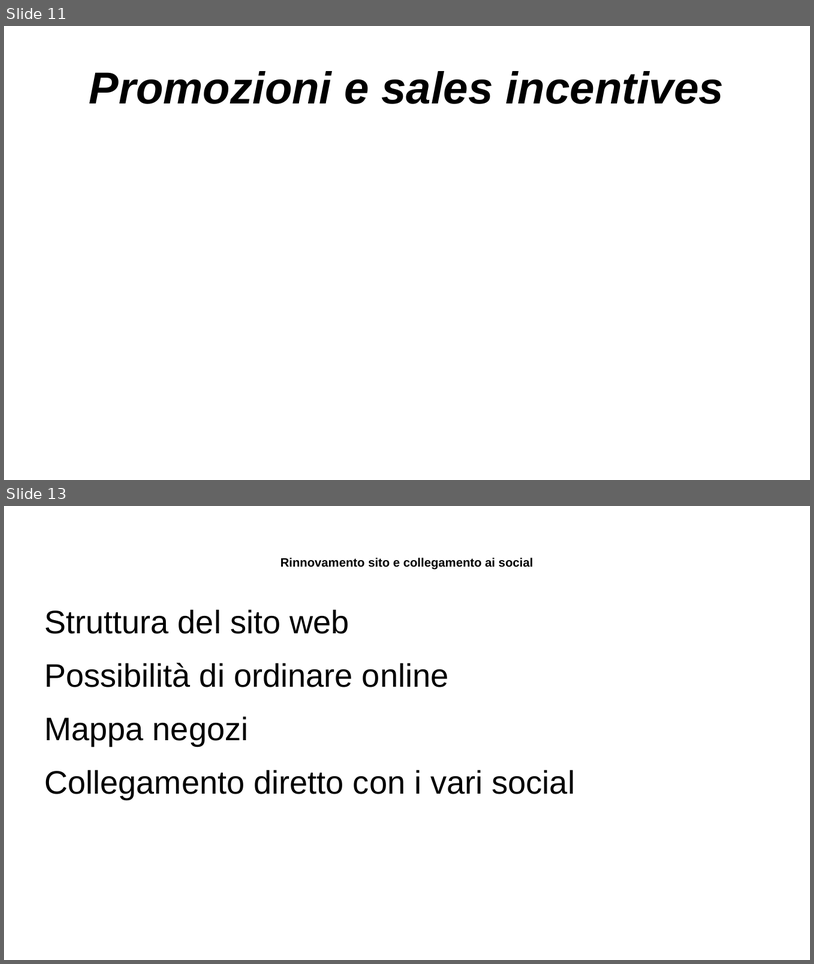
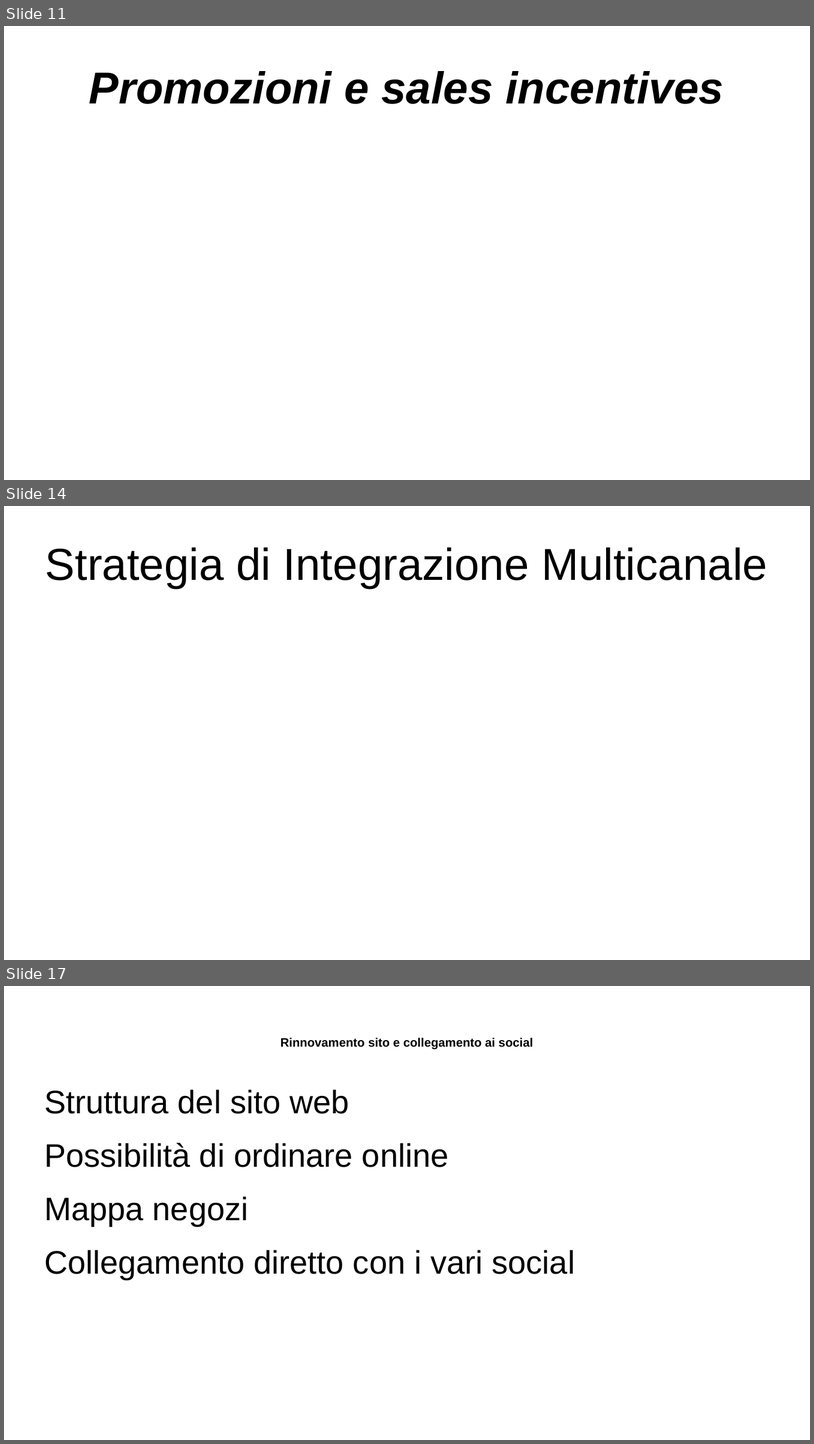
Before and after one commit to Jack-Ark-01/JustBurgerProjectWork, a slide deck: SecondaSuddivisioneGruppi/Logica/Materiale PPT/PPT lavoro.odp. Shown one above the other, each under a label of ours: slides 11 and 13 before the commit, slides 11, 14 and 17 after it; the slides between them are not shown. The pictures are 814x964 and 814x1444 pixels, drawn with LibreOffice and Linux fonts; fonts in the diff are those of the drawing. Boxes give left, top, right and bottom in pixels: in the first picture for what was removed or moved away, otherwise in the second. Text is boxed around its words. In the diff, an @@ line names an element or a change of style, - is before the commit and + after.

```diff
--- a/SecondaSuddivisioneGruppi/Logica/Materiale PPT/PPT lavoro.odp
+++ b/SecondaSuddivisioneGruppi/Logica/Materiale PPT/PPT lavoro.odp
@@ slide 14 added at (4,506,810,960), background #FFFFFF @@
@@ title added at (45,547,768,588), 44 pt, text #000000 @@
+Strategia di Integrazione Multicanale
@@ what was slide 13 is now slide 17 @@
```
Also in this commit, not shown: 4 other slides added, 1 slide removed, 2 other files.
